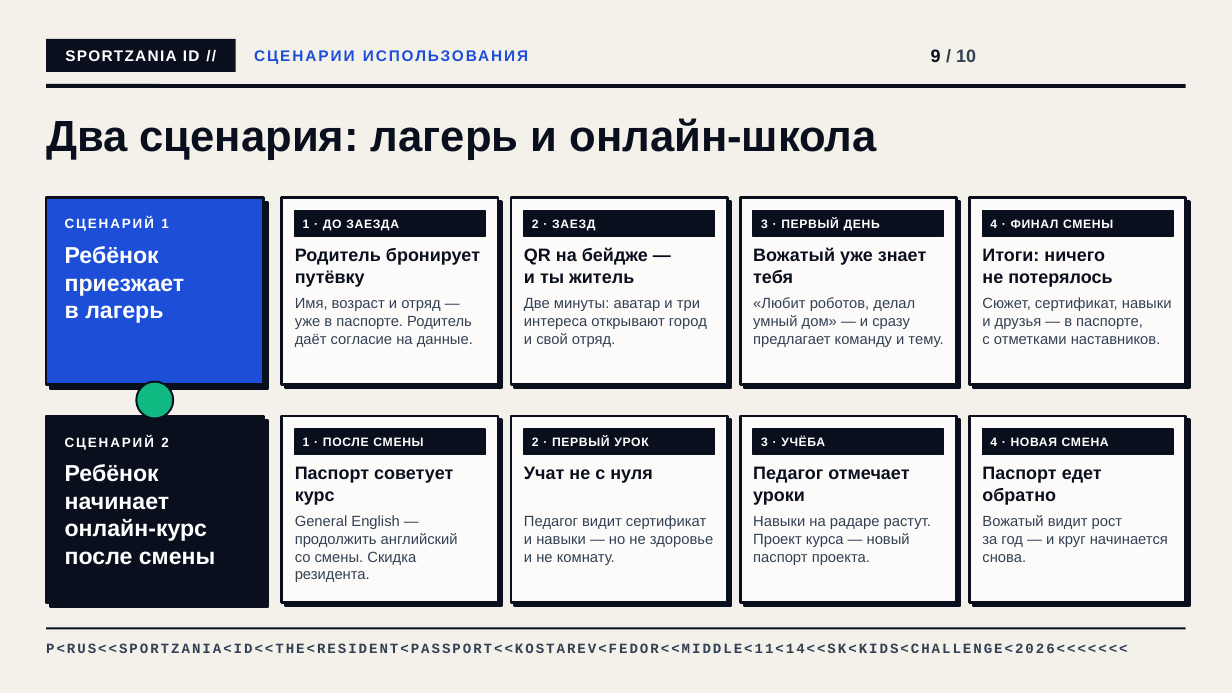
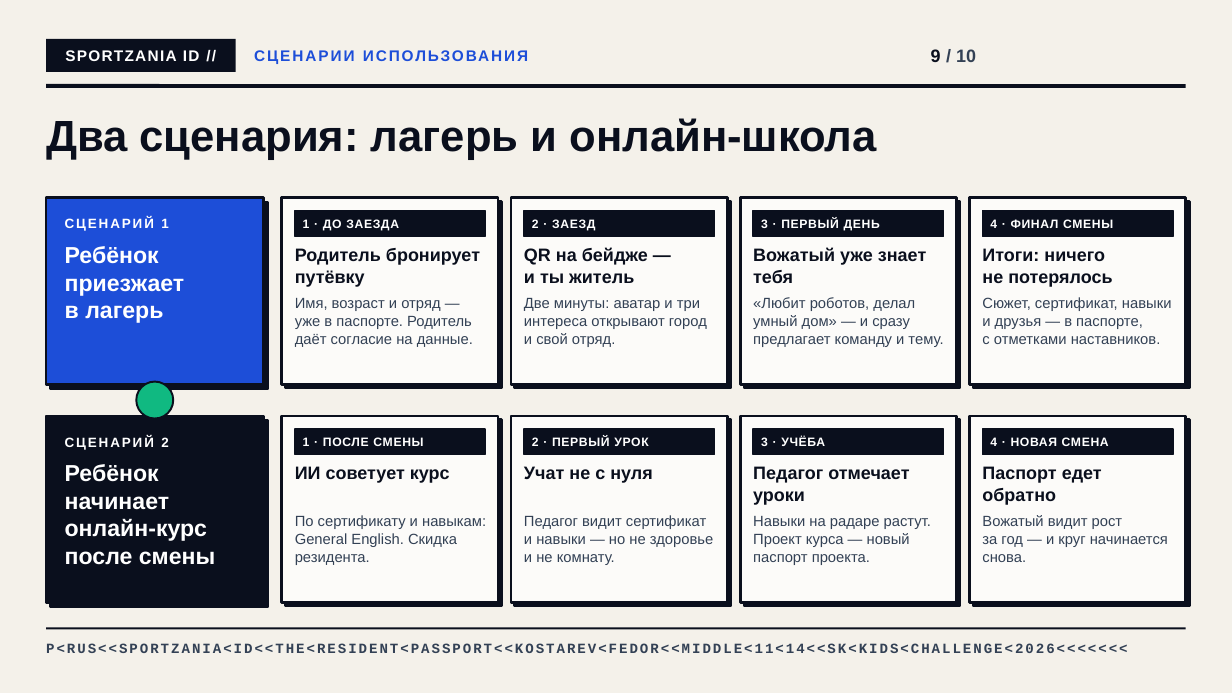
Before and after one commit to afkostareva-lab/Start, a slide deck: slide 9 of sportzania-id/SportZania_ID_Sk_Kids_Challenge_2026_v3.pptx. Drawn at 1232x693 pixels with LibreOffice and Linux fonts; fonts in the diff are those of the drawing; background and template pictures are left out. Boxes give left, top, right and bottom in pixels: in the first picture for what was removed or moved away, otherwise in the second. Text is boxed around its words. In the diff, an @@ line names an element or a change of style, - is before the commit and + after.

```diff
--- a/sportzania-id/SportZania_ID_Sk_Kids_Challenge_2026_v3.pptx
+++ b/sportzania-id/SportZania_ID_Sk_Kids_Challenge_2026_v3.pptx
@@ text at (295,466,450,483): text changed @@
-Паспорт советует курс
+ИИ советует курс
@@ text at (295,515,486,565): text changed @@
-General English — продолжить английский со смены. Скидка резидента.
+По сертификату и навыкам: General English. Скидка резидента.
```
Also in this commit, not shown: 3 other slides changed, 8 other files.
